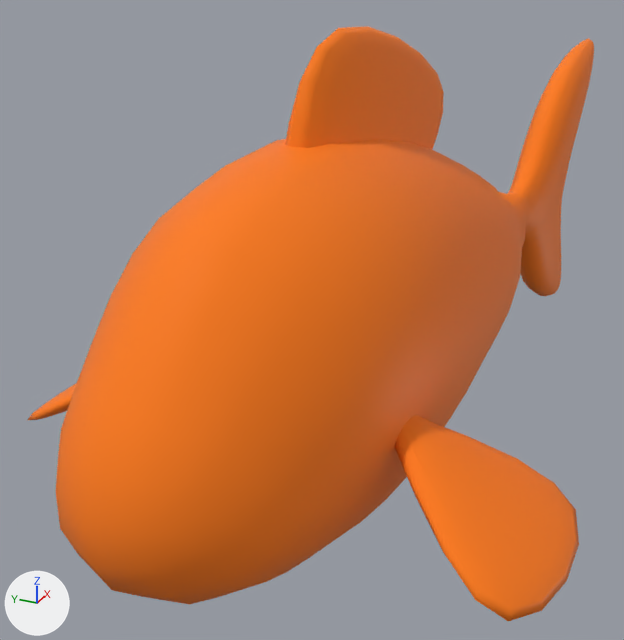
The glTF model 3dobjects/poisson2.glb as it was, and as the next commit left it.
The view is the same before and after, from a camera (50 mm lens) standing at (-0.348, -0.306, 0.157) and looking at (-0.01, -0.153, -0.013). The lights are fixed; the arrows at lower left show +X, +Y and +Z. Where no turn or scale is listed for an object, it has been applied to the vertices.

Names of what the first picture shows: 'mesh_id27'.
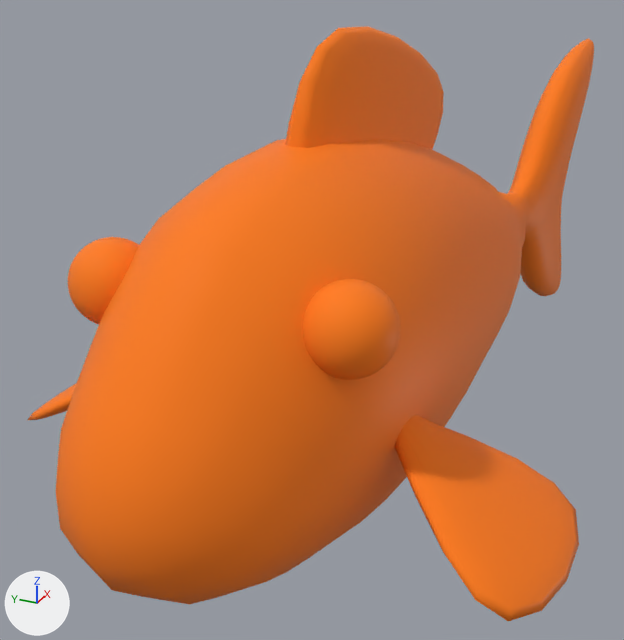
Boxes (x1, y1, x2, y2) around the edits, measured in the pictures (624 x 640 px):
'mesh_id53', added: after (303, 279, 401, 380)
'mesh_id59', added: after (68, 237, 139, 324)

What changed in the scene script:
```text
Add img_image_4:
    img_image_4 = load_image('Image_4', '_unpacked/Image_4', 8, 8, 'sRGB')
Add img_image_5:
    img_image_5 = load_image('Image_5', '_unpacked/Image_5', 8, 8, 'sRGB')
Add mat_96:
    mat_96 = bpy.data.materials.new('96')
    # uses the picture img_image_4
    # uses the picture img_image_5
Add mat_94:
    mat_94 = bpy.data.materials.new('94')
    # uses the picture img_image_4
    # uses the picture img_image_5
Add me_mesh_id59:
    me_mesh_id59.from_pydata(...)  # 1538 vertices, 3072 faces; spans x -0.0148..0.0148, y -0.0148..0.0148, z -0.0149..0.0149
    me_mesh_id59.materials.append(mat_96)
Add me_mesh_id53:
    me_mesh_id53.from_pydata(...)  # 1538 vertices, 3072 faces; spans x -0.0148..0.0148, y -0.0148..0.0148, z -0.0149..0.0149
    me_mesh_id53.materials.append(mat_94)
Add ob_mesh_id59:
    ob_mesh_id59 = bpy.data.objects.new('mesh_id59', me_mesh_id59)
    ob_mesh_id59.location = (-0.1332, -0.1374, 0.0494)
Add ob_mesh_id53:
    ob_mesh_id53 = bpy.data.objects.new('mesh_id53', me_mesh_id53)
    ob_mesh_id53.location = (-0.1332, -0.2213, 0.0484)
```
